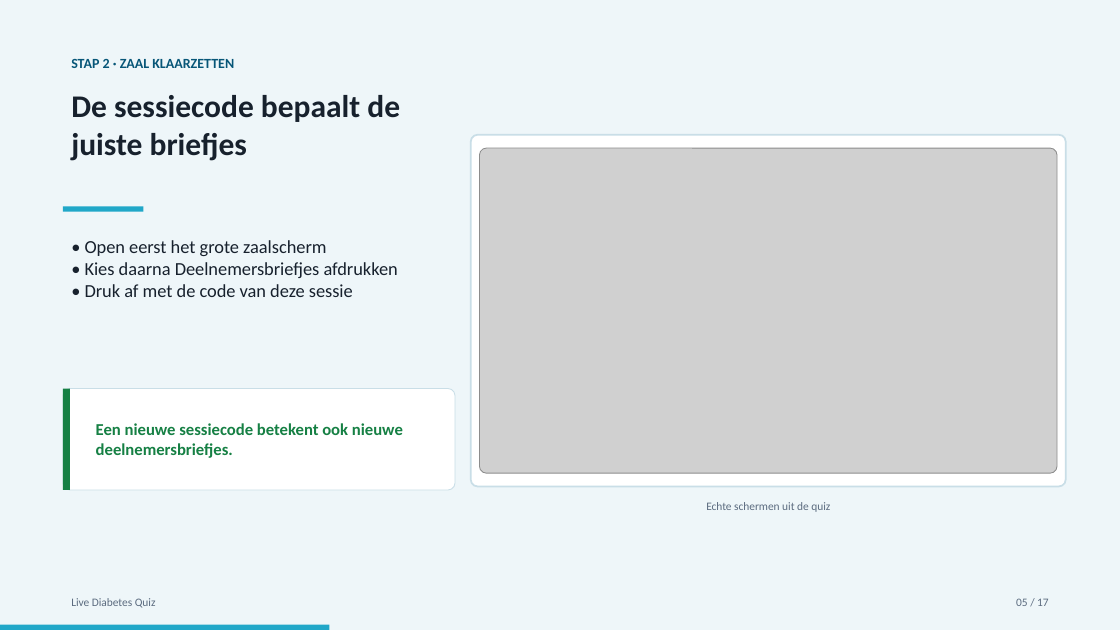
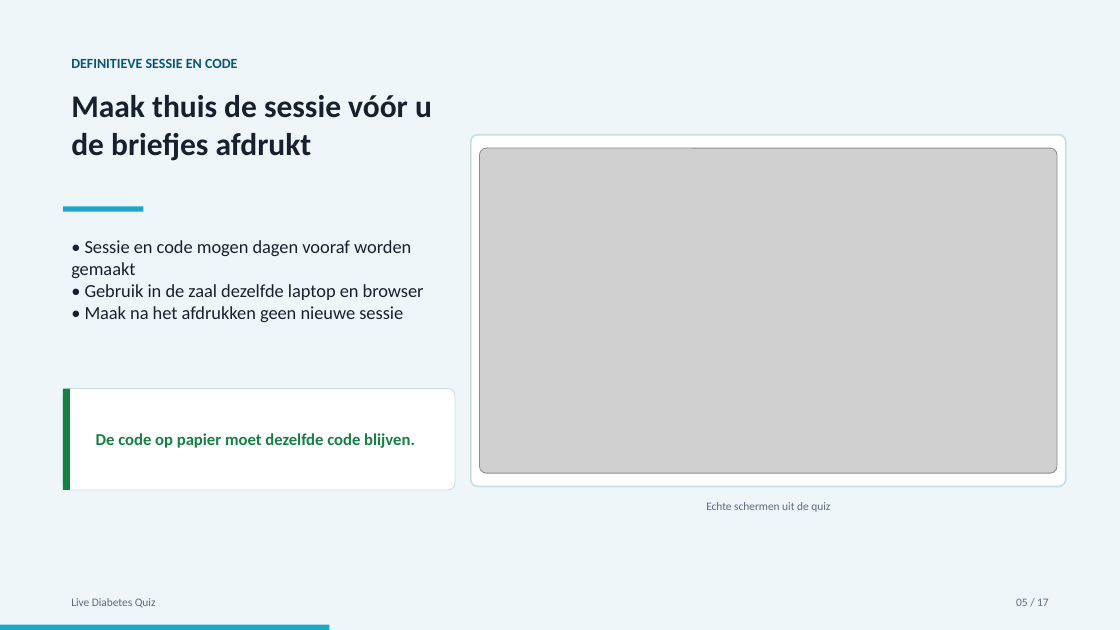
Before and after one commit to Fredje4711/live-diabetes-quiz, a slide deck: slide 5 of video-handleiding/Live-Diabetes-Quiz-storyboard.pptx. Drawn at 1120x630 pixels with LibreOffice and Linux fonts; fonts in the diff are those of the drawing; grey boxes stand for pictures. Boxes give left, top, right and bottom in pixels: in the first picture for what was removed or moved away, otherwise in the second. Text is boxed around its words. In the diff, an @@ line names an element or a change of style, - is before the commit and + after.

Commit message:
Verduidelijk vooraf afdrukken en verbinding maken

```diff
--- a/video-handleiding/Live-Diabetes-Quiz-storyboard.pptx
+++ b/video-handleiding/Live-Diabetes-Quiz-storyboard.pptx
@@ text at [71,59,237,68]: text changed @@
-STAP 2 · ZAAL KLAARZETTEN
+DEFINITIEVE SESSIE EN CODE
@@ text at [71,95,432,161]: text changed @@
-De sessiecode bepaalt de juiste briefjes
+Maak thuis de sessie vóór u de briefjes afdrukt
@@ text at [71,240,424,322]: text changed @@
-• Open eerst het grote zaalscherm
-• Kies daarna Deelnemersbriefjes afdrukken
-• Druk af met de code van deze sessie
+• Sessie en code mogen dagen vooraf worden gemaakt
+• Gebruik in de zaal dezelfde laptop en browser
+• Maak na het afdrukken geen nieuwe sessie
@@ text at [96,433,415,448]: text changed @@
-Een nieuwe sessiecode betekent ook nieuwe deelnemersbriefjes.
+De code op papier moet dezelfde code blijven.
```
Also in this commit, not shown: 7 other slides changed, 6 other files.
